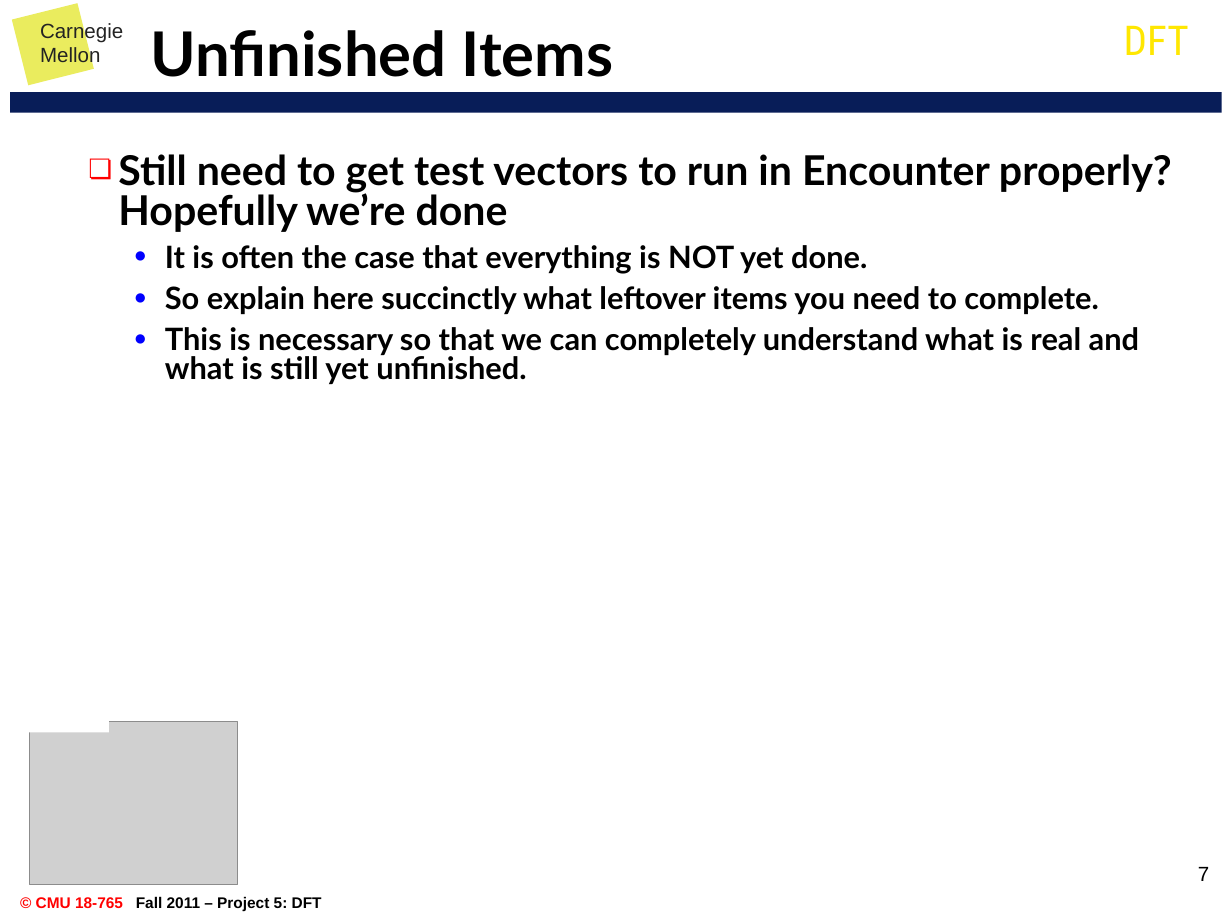
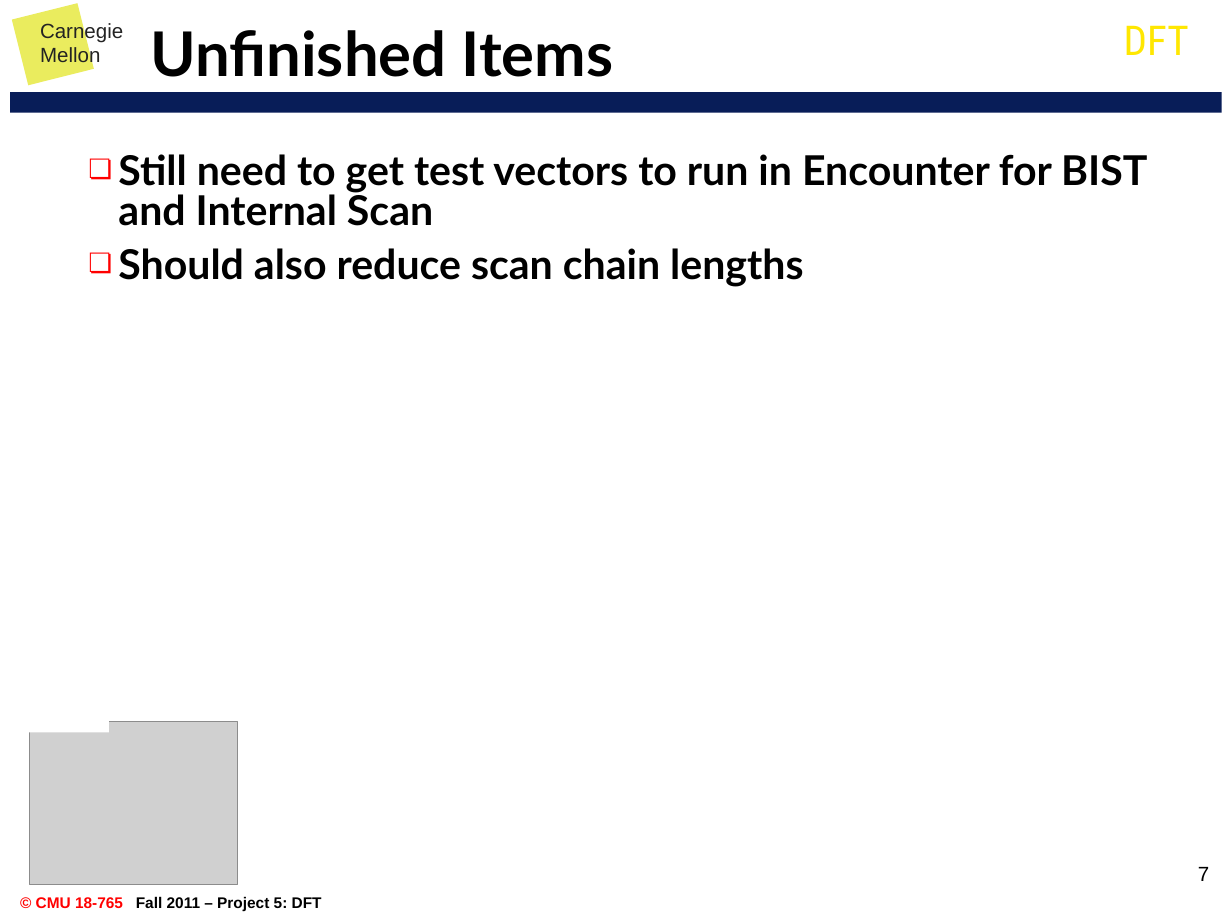
Before and after one commit to njansen28/765p5, a slide deck: slide 7 of 765_presentation_njansen_elliotr.ppt. Drawn at 1232x924 pixels with LibreOffice and Linux fonts; fonts in the diff are those of the drawing; grey boxes stand for pictures. Boxes give left, top, right and bottom in pixels: in the first picture for what was removed or moved away, otherwise in the second. Text is boxed around its words. In the diff, an @@ line names an element or a change of style, - is before the commit and + after.

```diff
--- a/765_presentation_njansen_elliotr.ppt
+++ b/765_presentation_njansen_elliotr.ppt
@@ text at [118,154,1147,287]: text changed; size 18 to 24 pt @@
-❏ Still need to get test vectors to run in Encounter properly? Hopefully we’re done
-  ● It is often the case that everything is NOT yet done.
-  ● So explain here succinctly what leftover items you need to complete.
-  ● This is necessary so that we can completely understand what is real and what is still yet unfinished.
+❏ Still need to get test vectors to run in Encounter for BIST and Internal Scan
+❏ Should also reduce scan chain lengths
```
Also in this commit, not shown: 2 other slides changed.
